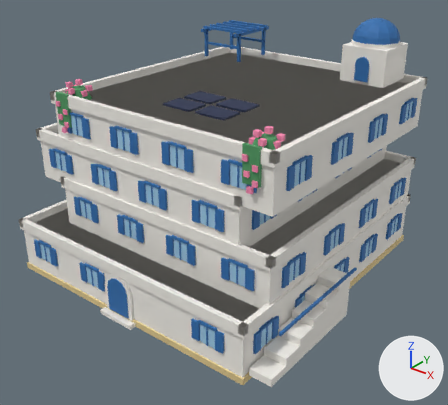
The Blender file assets/managed-models/buildings/house-2x2-4f-aegean-a-solar/house-2x2-4f-aegean-a-solar.blend: old version first, new version second.
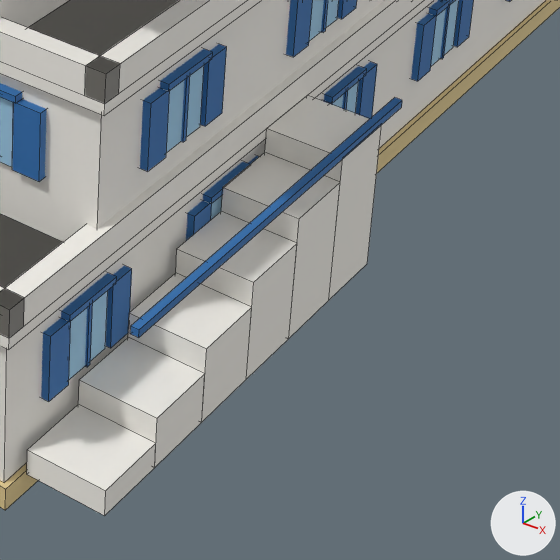
Each version appears first whole from a camera (50 mm lens) standing at (2.31, -2.95, 2.24) and looking at (0.06, -0.13, 0.5), and next in a close-up on the part from 54% to 90% of the width and 59% to 99% of the height. Every picture has the same lights, and +X, +Y and +Z are marked at lower right. The older version's two pictures come first. The close-ups show mesh edges as thin lines.

The first close-up shows 'house-2x2-4f-aegean-a-solar'.
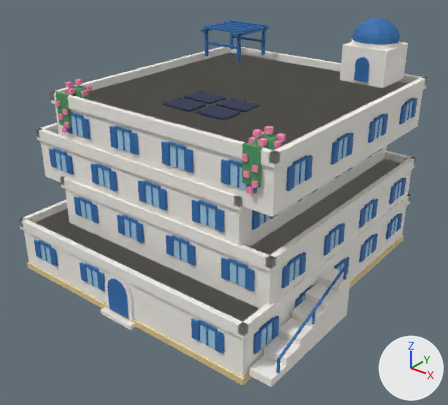
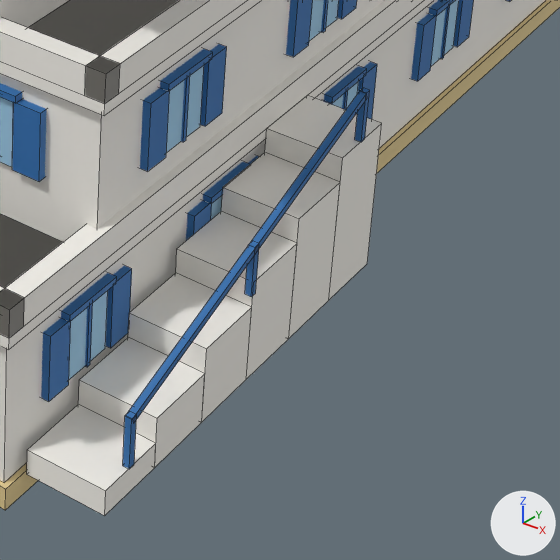
Boxes (x1, y1, x2, y2) around the edits, measured in the close-ups (560 x 560 px; the box of a moved part takes in the faces that stretch with it):
part 1 of me_house_2x2_4f_aegean_a_solar, added (blue)
    after: (123, 414, 136, 469)
part 2 of me_house_2x2_4f_aegean_a_solar, added (blue)
    after: (245, 244, 259, 297)
part 3 of me_house_2x2_4f_aegean_a_solar, added (blue)
    after: (355, 88, 370, 142)
part 4 of me_house_2x2_4f_aegean_a_solar, moved or reshaped
    before: (130, 98, 402, 338)
    after: (127, 92, 367, 423)

What the commit changed:
me_house_2x2_4f_aegean_a_solar is used by ob_house_2x2_4f_aegean_a_solar; location (0.0, 0.0, 0.0).
Verts and faces of me_house_2x2_4f_aegean_a_solar; kept vertices keep their numbers, new ones are numbered from 3400.
Before the commit, vertices of me_house_2x2_4f_aegean_a_solar: 2892 (0.97, -0.85, 0.32) at pixel (130, 333), 2893 (0.99, -0.85, 0.32) at pixel (138, 337), 2894 (0.99, -0.07, 0.32) at pixel (401, 107), 2895 (0.97, -0.07, 0.32), 2896 (0.97, -0.85, 0.33) at pixel (130, 325).
Before the commit, vertices of me_house_2x2_4f_aegean_a_solar: 2897 (0.99, -0.85, 0.33) at pixel (139, 329), 2898 (0.99, -0.07, 0.33) at pixel (402, 100), 2899 (0.97, -0.07, 0.33) at pixel (394, 97).
me_house_2x2_4f_aegean_a_solar had 3400 vertices, 2563 faces and spanned x -1.0..0.99, y -1.0..1.0, z 0.0..1.59.
me_house_2x2_4f_aegean_a_solar now has 3424 vertices, 2581 faces and spans x -1.0..0.99, y -1.0..1.0, z 0.0..1.59.
me_house_2x2_4f_aegean_a_solar part 1: a new loose piece, a box spanning x 0.974..0.986, y -0.856..-0.844, z 0.087..0.179, in mat_m_house_2x2_4f_aegean_a_solar.
me_house_2x2_4f_aegean_a_solar part 2: a new loose piece, a box spanning x 0.974..0.986, y -0.531..-0.519, z 0.203..0.295, in mat_m_house_2x2_4f_aegean_a_solar.
me_house_2x2_4f_aegean_a_solar part 3: a new loose piece, a box spanning x 0.974..0.986, y -0.206..-0.194, z 0.32..0.412, in mat_m_house_2x2_4f_aegean_a_solar.
Part 4, on me_house_2x2_4f_aegean_a_solar:
Vertices 2892, 2893, 2896, 2897 move by (0.0, 0.0, -0.15).
Vertices 2894, 2895, 2898, 2899 move by (0.0, -0.13, 0.08).
